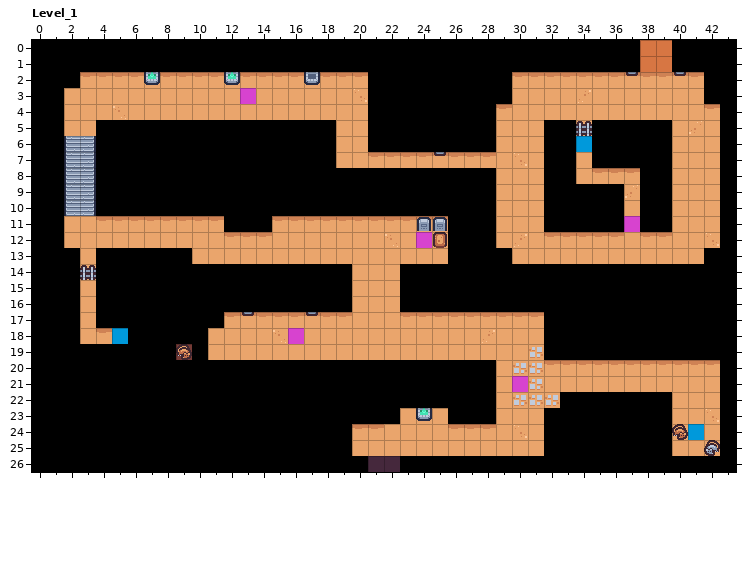
Level history. LDtk project: ggj-2026.ldtk. Above is the file before it was changed.
Cells are 16x16 px. Shown: Level_1 x 0..43, y 0..26. The commit also changed other parts of the map, which this record leaves out.
And afterwards:
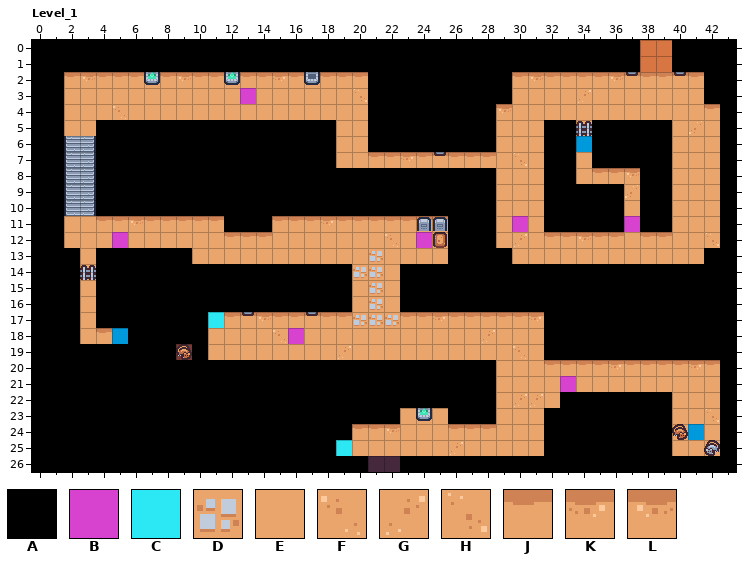
Key: from "IntGrid": A 1 "wall", B 5 "enemySpawn", C 14 "barrel"; from "Tilemap_packed": D 42, E 48, F 49, G 49 flipped left-right, H 49 turned 180, J 50, K 51, L 51 flipped left-right.
_ is an empty cell, . an unchanged one.
Changes in this commit:
--- layer "Tiles"
@@ x 3..36 @@
- 2 J.....J.....J...............J....J
+ 2 L.....L.....K...............L....L
@@ x 29..29 @@
- 4 J
+ 4 L
@@ x 23..37 @@
- 7 J..............
- 8 ..............J
+ 7 K..............
+ 8 ..............L
@@ x 6..34 @@
-11 J...........J................
-12 ............................J
-13 ...............E.............
-14 ..............EE.............
-15 ...............E.............
-16 ...............E.............
-17 ........J.....EEE..J.....J...
+11 L...........K................
+12 ............................L
+13 ...............D.............
+14 ..............DD.............
+15 ...............D.............
+16 ...............D.............
+17 ........L.....DDD..K.....K...
@@ x 19..41 @@
-19 E..........ED..........
-20 ...........DD....J....J
-21 ............D..........
-22 ...........DDD.........
+19 G..........FE..........
+20 ...........EE....K....K
+21 ............E..........
+22 ...........GGE.........
@@ x 22..30 @@
-24 E.......H
-25 ....E....
+24 L.......E
+25 ....G....
--- layer "IntGrid"
@@ x 2..2 @@
- 2 A
+ 2 _
@@ x 5..30 @@
-11 ........................._
-12 _.........................
+11 .........................B
+12 B.........................
@@ x 11..11 @@
-17 A
+17 C
@@ x 30..33 @@
-21 B.._
+21 _..B
@@ x 19..19 @@
-25 A
+25 C
